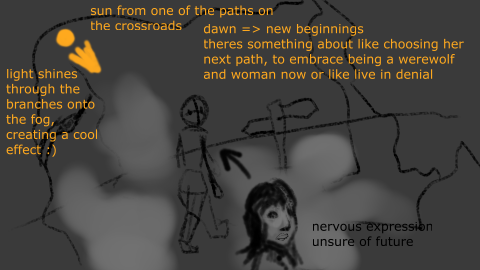
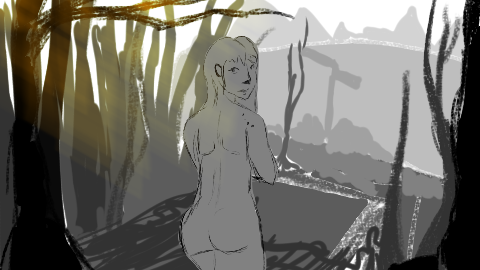
Layer changes from the first (480, 270) image to the second:
added layer "light" (addition) in group "final" over [0, 0, 256, 192]
added layer "foreground" in group "final" over [0, 0, 480, 270]
added layer "nearforeground" in group "final" over [64, 0, 480, 270]
added layer "hestia_lines" in group "final" over [128, 0, 320, 270]
added layer "hestia_color" in group "final" over [128, 0, 320, 270]
added layer "path" in group "final" over [0, 0, 480, 270]
added layer "Paint Layer 53" in group "final" over [128, 0, 480, 256]
added layer "Paint Layer 55" in group "final" over [0, 0, 256, 270]
added layer "Paint Layer 56" in group "final" over [0, 0, 128, 192]
added layer "Paint Layer 51" in group "final" over [0, 0, 480, 270]
hid "Paint Layer 43", painted on it over [0, 0, 480, 270]
painted on "Plano de fundo" over [0, 0, 480, 270]
